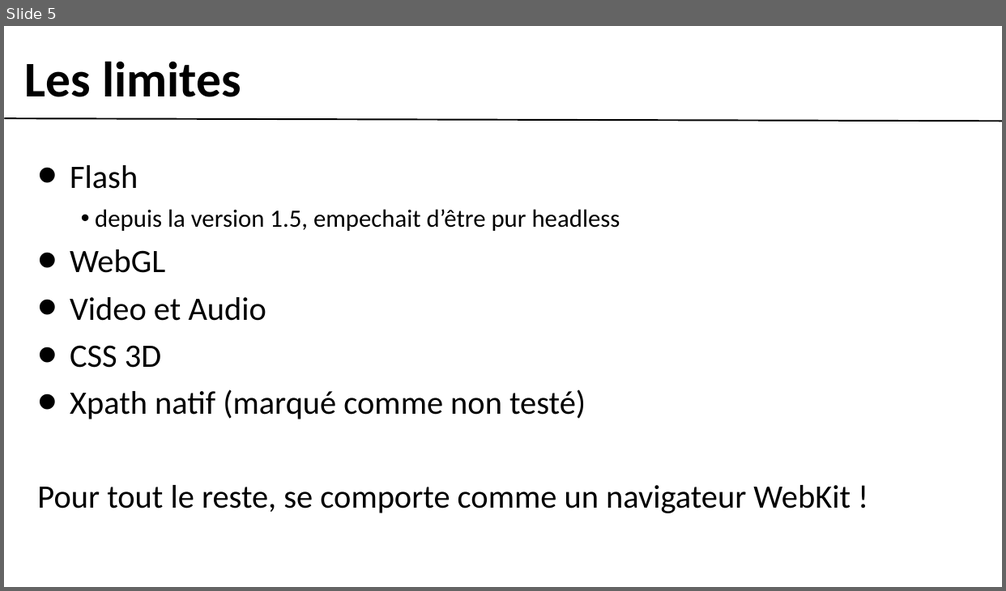
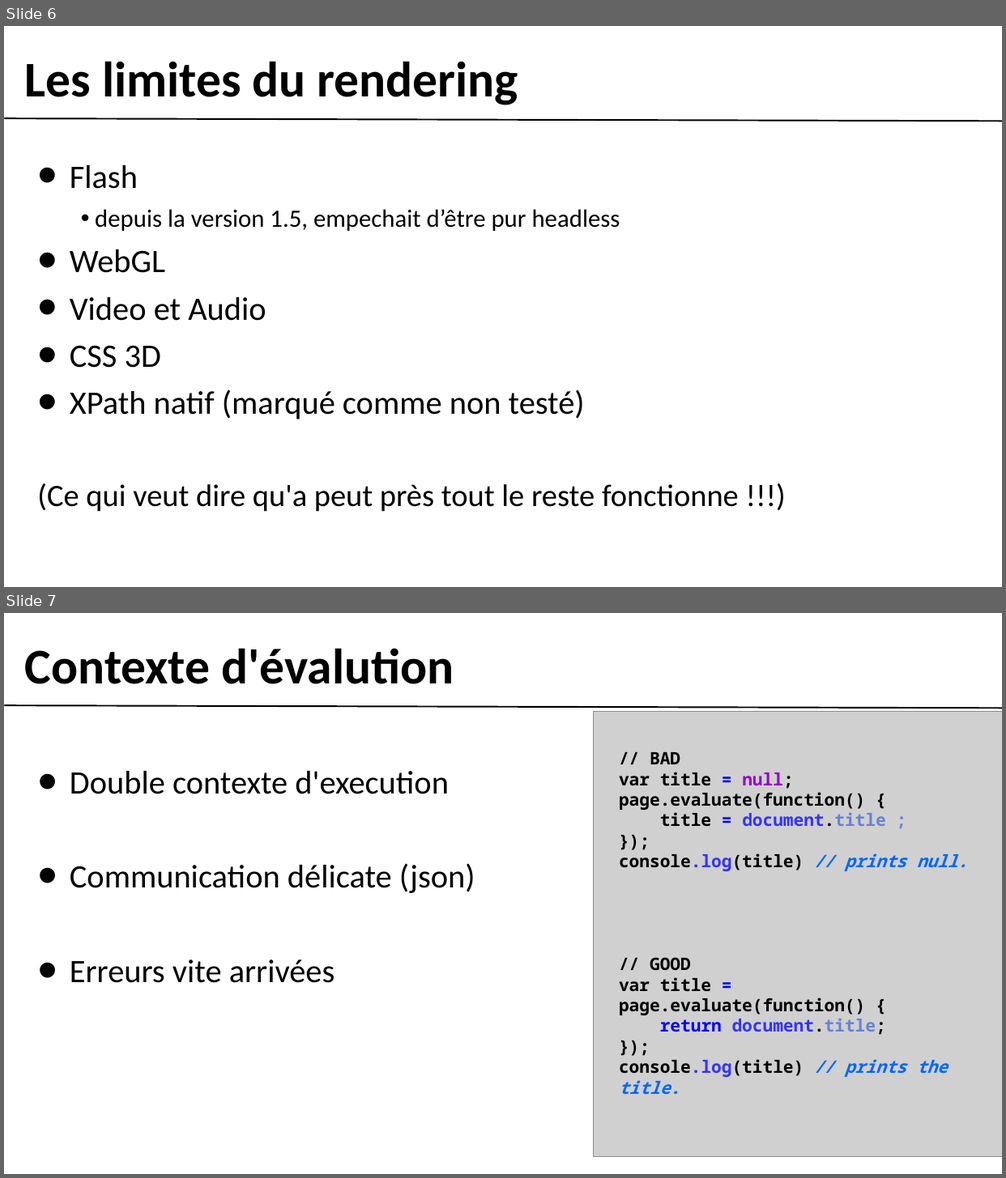
Before and after one commit to gobengo/devoxx-panorama-js-testing, a slide deck: doc/phantom_part.ppt. Shown one above the other, each under a label of ours: slide 5 before the commit, slides 6 and 7 after it. The pictures are 1006x591 and 1006x1178 pixels, drawn with LibreOffice and Linux fonts; fonts in the diff are those of the drawing; grey boxes stand for pictures; background and template pictures are left out. Boxes give left, top, right and bottom in pixels: in the first picture for what was removed or moved away, otherwise in the second. Text is boxed around its words. In the diff, an @@ line names an element or a change of style, - is before the commit and + after.

```diff
--- a/doc/phantom_part.ppt
+++ b/doc/phantom_part.ppt
@@ slide 7 added at (4, 613, 1002, 1174), background #FFFFFF; not listed: 1 template element that a slide beside it also shows @@
@@ text added at (25, 648, 454, 684), 64 pt, text #000000, bold @@
+Contexte d'évalution
@@ picture added at (594, 712, 1002, 1157) @@
@@ text added at (619, 752, 968, 1094), 22 pt, text #000000, bold @@
+// BAD
+var title = null;
+page.evaluate(function() {
+title = document.title ;
+});
+console.log(title) // prints null.
+// GOOD
+var title = page.evaluate(function() {
+return document.title;
+});
+console.log(title) // prints the title.
@@ text added at (70, 771, 475, 983), 42 pt, text #000000 @@
+• Double contexte d'execution
+• Communication délicate (json)
+• Erreurs vite arrivées
@@ what was slide 5 is now slide 6 @@
@@ slide 6 changed as well @@
@@ text at (25, 61, 518, 105): text changed @@
-Les limites
+Les limites du rendering
@@ text at (37, 390, 739, 512): text changed; size 42 to 40 pt @@
-• Xpath natif (marqué comme non testé)
-Pour tout le reste, se comporte comme un navigateur WebKit !
+• XPath natif (marqué comme non testé)
+(Ce qui veut dire qu'a peut près tout le reste fonctionne !!!)
```
Also in this commit, not shown: 3 other slides changed, 4 other slides added, 3 slides removed, 1 other file.
